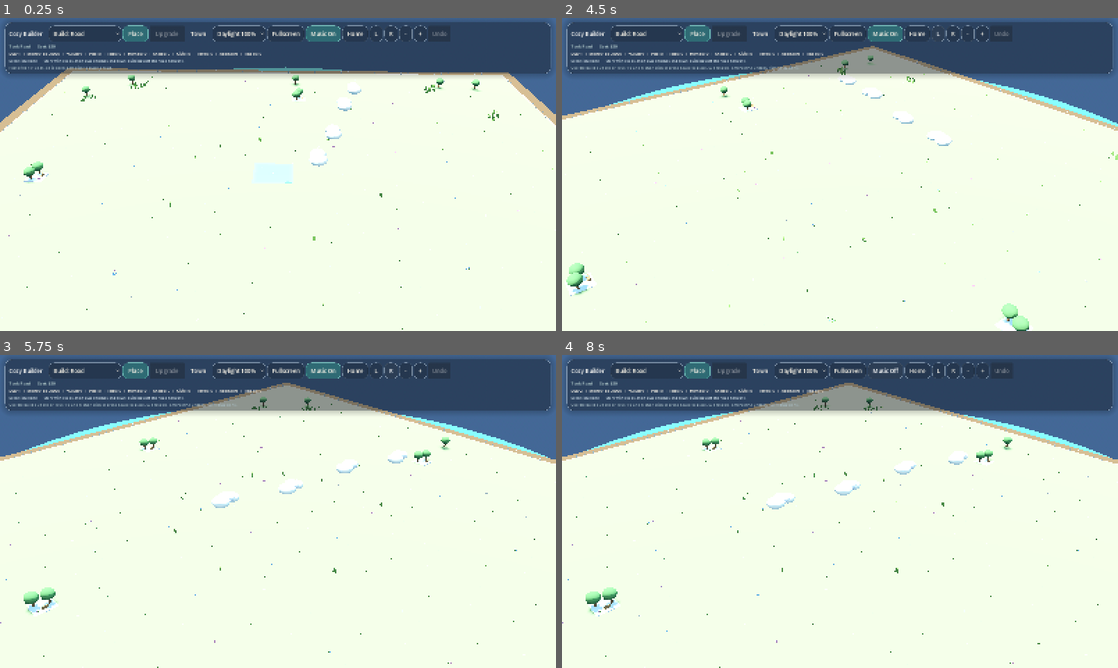
Above: before the commit, frames 1-4 (two rows, left to right).
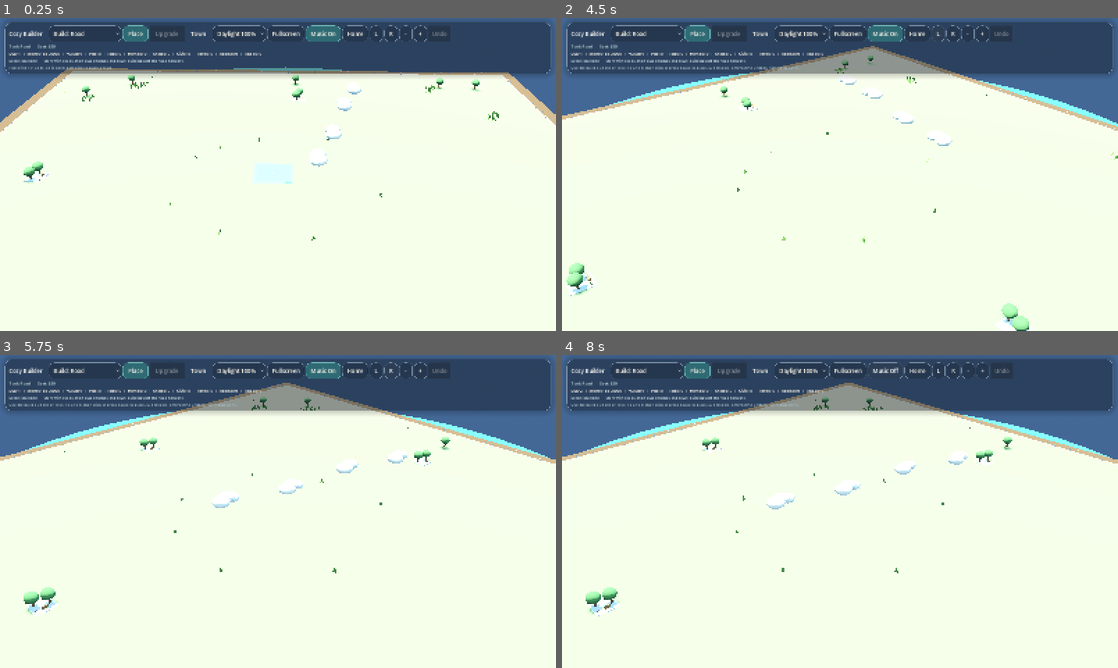
Above: after the commit, the same moments.

Repository: johnswaffles/my-backend-api
Game: Godot game, scene res://scenes/main_scene.tscn
The game is run twice, just before and just after one commit, with the same random seed, the same clock (stepped at 60 frames per second) and the same inputs.
Inputs:
- Up to frame 1 (0.25 s): no input
- Up to frame 2 (4.5 s): click "Build: Road" at 0.5 s; click "Place" at 1.25 s; click "Town" at 2 s; click "Daylight 100%" at 2.75 s; click "Home" at 3.5 s; click "L" at 4.25 s
- Up to frame 3 (5.75 s): click "R" at 5 s
- Up to frame 4 (8 s): click "-" at 5.75 s; click "+" at 6.5 s; click "Music On" at 7.25 s

The runs differ from the first frame. In frame 1, 0.2% of the frame differs, in the area x 1-100%, y 18-100%; in frame 2, 0.2%, in the area x 5-100%, y 15-98%; in frame 3, 0.1%; in frame 4, 0.2%.

Commit message:
Simplify cozy builder roads and terrain

Diff:
--- a/cozy-builder-godot/scripts/building_system.gd
+++ b/cozy-builder-godot/scripts/building_system.gd
@@ -3344,7 +3344,6 @@
 			tile.material_override = material
 			tile.position = Vector3(x - half, -0.02, z - half)
 			grid_root.add_child(tile)
-			_add_ground_micro_detail(Vector3(x - half, 0.055, z - half), x, z)
 
 	for edge in range(GRID_SIZE):
 		_add_edge_post(Vector3(-half - 0.9, 0.12, edge - half))
@@ -3401,14 +3400,6 @@
 		Vector3(2.6, 0.06, -9.55),
 	]:
 		_add_grass_clump(tuft, 1.12)
-	for patch in [
-		Vector3(-14.0, 0.03, -11.0),
-		Vector3(12.6, 0.03, -14.6),
-		Vector3(-10.5, 0.03, 14.2),
-		Vector3(14.1, 0.03, 11.6),
-	]:
-		_add_wildflower_cluster(patch, 8, _flower_material_blue if patch.x > 0.0 else _flower_material_pink, grid_root, 0.16)
-
 
 func _build_nature() -> void:
 	var edge_ring := float(GRID_SIZE) * 0.5 - 5.4
@@ -3433,30 +3424,6 @@
 		Vector3(0.0, 0.04, side_ring + 2.0)
 	]:
 		_add_park_corner(park_pos)
-
-	for flower_pos in [
-		Vector3(-4.25, 0.08, 6.8),
-		Vector3(4.55, 0.08, 6.4),
-		Vector3(-7.4, 0.08, -5.8),
-		Vector3(7.2, 0.08, -6.2)
-	]:
-		_add_flower_patch(flower_pos, 5, _flower_material_pink if flower_pos.x < 0.0 else _flower_material_blue)
-
-
-func _add_ground_micro_detail(center: Vector3, x: int, z: int) -> void:
-	if x < 2 or z < 2 or x > GRID_SIZE - 3 or z > GRID_SIZE - 3:
-		return
-	var pattern := posmod(x * 17 + z * 29, 37)
-	if pattern == 0:
-		_add_grass_clump(center + Vector3(0.22, 0.0, -0.16), 0.42)
-	elif pattern == 7:
-		_add_box(center + Vector3(-0.24, 0.0, 0.18), Vector3(0.12, 0.025, 0.08), _stone_material, grid_root)
-		_add_box(center + Vector3(-0.12, 0.004, 0.24), Vector3(0.08, 0.02, 0.06), _stone_material, grid_root)
-	elif pattern == 14:
-		_add_wildflower_cluster(center + Vector3(0.16, 0.0, 0.18), 3, _flower_material_pink if posmod(x + z, 2) == 0 else _flower_material_blue, grid_root, 0.06)
-	elif pattern == 22:
-		var leaf := _add_box(center + Vector3(0.14, 0.0, -0.18), Vector3(0.16, 0.015, 0.05), _leaf_material_light, grid_root)
-		leaf.rotation_degrees.y = float(posmod(x * 41 + z * 13, 180))
 
 
 func _cozy_palette(kind: String, variant: int) -> Dictionary:
@@ -4332,7 +4299,6 @@
 	var road_material: Material = _ghost_accent_material if preview else _road_material
 	var road_top_material: Material = _ghost_accent_material if preview else _make_material("7a8088", 0.88)
 	var lane_material: Material = _ghost_base_material if preview else _road_mark_material
-	var rail_material: Material = _ghost_base_material if preview else _make_material("4f4641", 0.94)
 	var source := road_source if road_source.size() > 0 else [cell]
 	var north := _road_in_source(Vector2i(cell.x, cell.y - 1), source)
 	var east := _road_in_source(Vector2i(cell.x + 1, cell.y), source)
@@ -4377,15 +4343,11 @@
 			_add_box(Vector3(0.0, 0.12, z), Vector3(0.16, 0.01, 0.3), lane_material, root)
 		for x in [-2.06, 2.06]:
 			_add_box(Vector3(x, 0.104, 0.0), Vector3(0.16, 0.01, 3.56), sidewalk_material, root)
-		for rail_x in [-0.18, 0.18]:
-			_add_box(Vector3(rail_x, 0.108, 0.0), Vector3(0.05, 0.012, 3.56), rail_material, root)
 	elif horizontal_straight:
 		for x in [-1.24, -0.44, 0.44, 1.24]:
 			_add_box(Vector3(x, 0.12, 0.0), Vector3(0.3, 0.01, 0.16), lane_material, root)
 		for z in [-2.06, 2.06]:
 			_add_box(Vector3(0.0, 0.104, z), Vector3(3.56, 0.01, 0.16), sidewalk_material, root)
-		for rail_z in [-0.18, 0.18]:
-			_add_box(Vector3(0.0, 0.108, rail_z), Vector3(3.56, 0.012, 0.05), rail_material, root)
 	elif intersection:
 		_add_box(Vector3(0.0, 0.074, 0.0), Vector3(4.18, 0.07, 4.18), road_material, root)
 		_add_box(Vector3(0.0, 0.094, 0.0), Vector3(3.82, 0.024, 3.82), road_top_material, root)
@@ -4395,13 +4357,8 @@
 		for offset in [-0.58, 0.58]:
 			_add_box(Vector3(offset, 0.12, 0.0), Vector3(0.16, 0.01, 0.34), lane_material, root)
 			_add_box(Vector3(0.0, 0.12, offset), Vector3(0.34, 0.01, 0.16), lane_material, root)
-		for rail_offset in [-0.18, 0.18]:
-			_add_box(Vector3(rail_offset, 0.108, 0.0), Vector3(0.05, 0.012, 4.18), rail_material, root)
-			_add_box(Vector3(0.0, 0.108, rail_offset), Vector3(4.18, 0.012, 0.05), rail_material, root)
 	else:
 		_add_box(Vector3(0.0, 0.12, 0.0), Vector3(0.18, 0.01, 0.18), lane_material, root)
-		_add_box(Vector3(-0.18, 0.108, 0.0), Vector3(0.05, 0.012, 0.84), rail_material, root)
-		_add_box(Vector3(0.18, 0.108, 0.0), Vector3(0.05, 0.012, 0.84), rail_material, root)
 
 	if not preview:
 		_add_road_finish_details(root, vertical_straight, horizontal_straight, intersection, north, east, south, west)
@@ -4410,17 +4367,12 @@
 
 
 func _add_road_finish_details(root: Node3D, vertical_straight: bool, horizontal_straight: bool, intersection: bool, north: bool, east: bool, south: bool, west: bool) -> void:
-	_add_road_surface_character(root, vertical_straight, horizontal_straight, intersection)
 	if vertical_straight:
 		_add_box(Vector3(-1.76, 0.122, 0.0), Vector3(0.035, 0.012, 3.58), _road_edge_highlight_material, root)
 		_add_box(Vector3(1.76, 0.122, 0.0), Vector3(0.035, 0.012, 3.58), _road_edge_highlight_material, root)
-		_add_road_patch(root, Vector3(-0.58, 0.123, -0.72), Vector3(0.62, 0.01, 0.34))
-		_add_road_patch(root, Vector3(0.72, 0.123, 0.58), Vector3(0.54, 0.01, 0.28))
 	elif horizontal_straight:
 		_add_box(Vector3(0.0, 0.122, -1.76), Vector3(3.58, 0.012, 0.035), _road_edge_highlight_material, root)
 		_add_box(Vector3(0.0, 0.122, 1.76), Vector3(3.58, 0.012, 0.035), _road_edge_highlight_material, root)
-		_add_road_patch(root, Vector3(-0.72, 0.123, -0.58), Vector3(0.34, 0.01, 0.62))
-		_add_road_patch(root, Vector3(0.58, 0.123, 0.72), Vector3(0.28, 0.01, 0.54))
 	elif intersection:
 		for offset in [-1.76, 1.76]:
 			_add_box(Vector3(offset, 0.122, 0.0), Vector3(0.035, 0.012, 3.82), _road_edge_highlight_material, root)
@@ -4433,33 +4385,6 @@
 			_add_crosswalk_local(root, Vector3(1.34, 0.128, 0.0), false)
 		if west:
 			_add_crosswalk_local(root, Vector3(-1.34, 0.128, 0.0), false)
-		_add_road_patch(root, Vector3(-0.68, 0.123, 0.58), Vector3(0.38, 0.01, 0.48))
-		_add_road_patch(root, Vector3(0.72, 0.123, -0.54), Vector3(0.42, 0.01, 0.42))
-
-
-func _add_road_surface_character(root: Node3D, vertical_straight: bool, horizontal_straight: bool, intersection: bool) -> void:
-	var tar_material := _make_transparent_material(Color("232831"), 0.95, 0.26)
-	var soft_mark_material := _make_transparent_material(Color("74808b"), 0.92, 0.2)
-	if vertical_straight:
-		_add_box(Vector3(-0.74, 0.126, -0.18), Vector3(0.04, 0.01, 1.22), tar_material, root)
-		_add_box(Vector3(0.84, 0.126, 0.22), Vector3(0.05, 0.01, 0.86), tar_material, root)
-		_add_box(Vector3(0.0, 0.127, -1.5), Vector3(0.84, 0.01, 0.035), soft_mark_material, root)
-		_add_box(Vector3(0.0, 0.127, 1.5), Vector3(0.84, 0.01, 0.035), soft_mark_material, root)
-	elif horizontal_straight:
-		_add_box(Vector3(-0.18, 0.126, -0.74), Vector3(1.22, 0.01, 0.04), tar_material, root)
-		_add_box(Vector3(0.22, 0.126, 0.84), Vector3(0.86, 0.01, 0.05), tar_material, root)
-		_add_box(Vector3(-1.5, 0.127, 0.0), Vector3(0.035, 0.01, 0.84), soft_mark_material, root)
-		_add_box(Vector3(1.5, 0.127, 0.0), Vector3(0.035, 0.01, 0.84), soft_mark_material, root)
-	elif intersection:
-		var manhole := _add_local_cylinder(Vector3(0.66, 0.128, -0.58), 0.16, 0.16, 0.012, soft_mark_material, root)
-		manhole.rotation_degrees.y = 45.0
-		_add_box(Vector3(-0.8, 0.126, 0.76), Vector3(0.72, 0.01, 0.04), tar_material, root)
-		_add_box(Vector3(0.74, 0.126, -0.78), Vector3(0.04, 0.01, 0.72), tar_material, root)
-
-
-func _add_road_patch(root: Node3D, center: Vector3, size: Vector3) -> void:
-	var patch := _add_box(center, size, _road_top_detail_material, root)
-	patch.rotation_degrees.y = 0.0
 
 
 func _add_crosswalk_local(root: Node3D, center: Vector3, horizontal: bool) -> void:
Not shown, changed: public/godot-playtest/index.html
Not shown, changed: public/godot-playtest/index.pck
